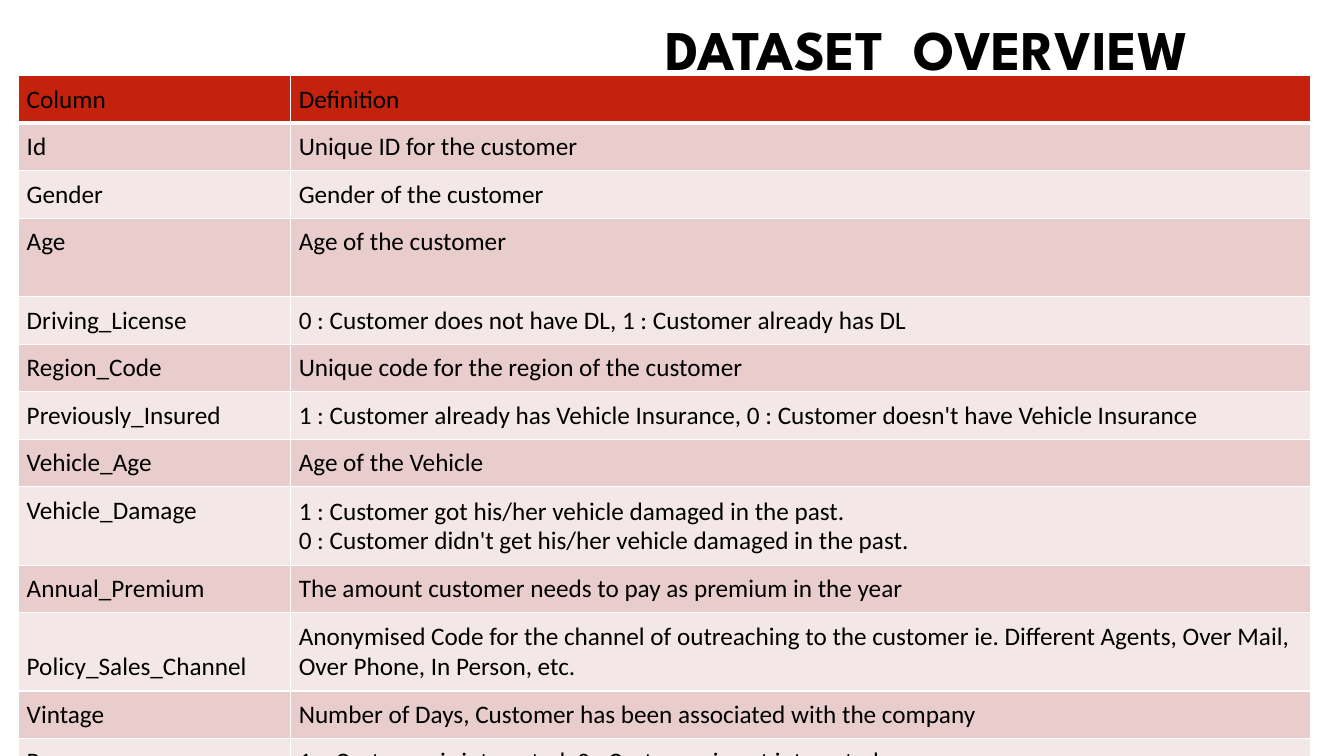
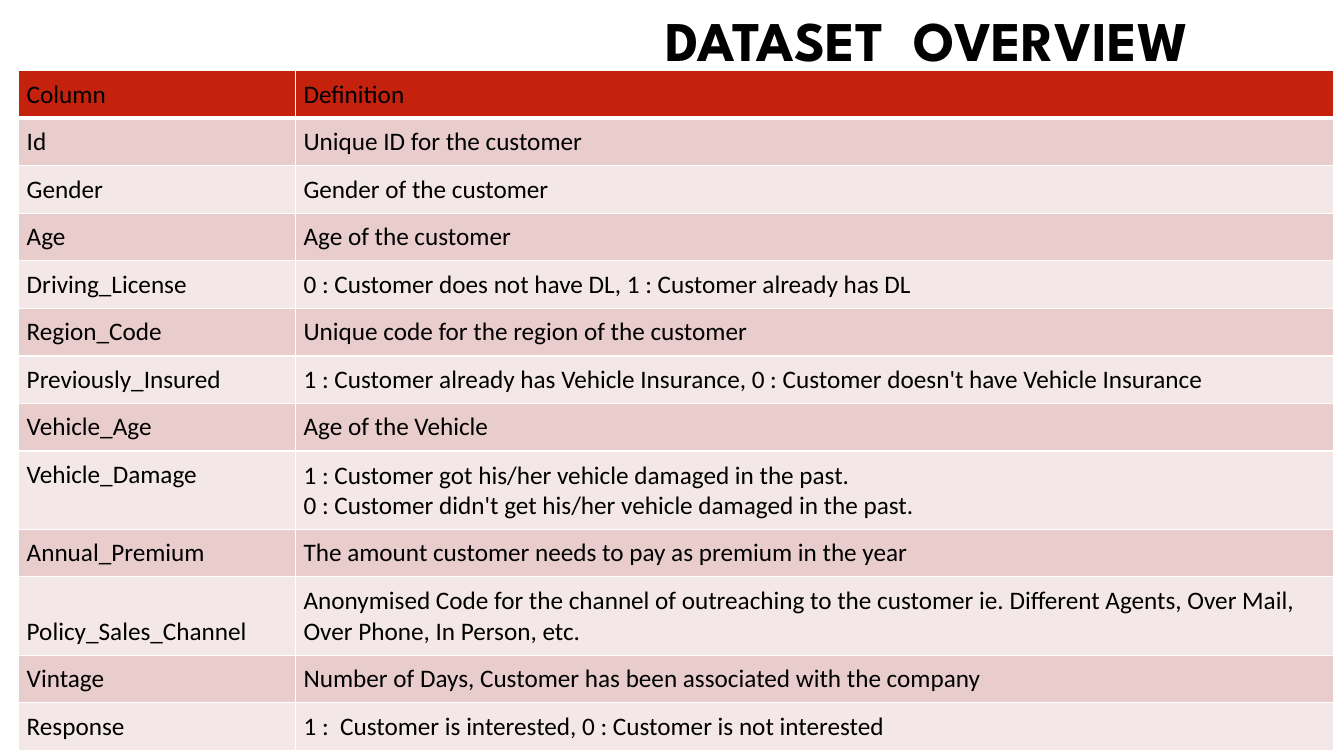
Before and after one commit to Gayathrigopi98/cross-sell-model, a slide deck: slide 3 of Cross_sell_prediction.pptx. Drawn at 1344x756 pixels with LibreOffice and Linux fonts; fonts in the diff are those of the drawing; background and template pictures are left out. Boxes give left, top, right and bottom in pixels: in the first picture for what was removed or moved away, otherwise in the second. Text is boxed around its words. In the diff, an @@ line names an element or a change of style, - is before the commit and + after.

```diff
--- a/Cross_sell_prediction.pptx
+++ b/Cross_sell_prediction.pptx
@@ title "DATASET OVERVIEW": place and size @@
-title "DATASET OVERVIEW" at (666, 32, 1188, 87)
+title "DATASET OVERVIEW" at (666, 23, 1188, 78)
@@ table: place and size @@
-table at (18, 76, 1311, 756)
+table at (18, 71, 1334, 743)
```
Also in this commit, not shown: 1 other slide changed, 1 slide added.
